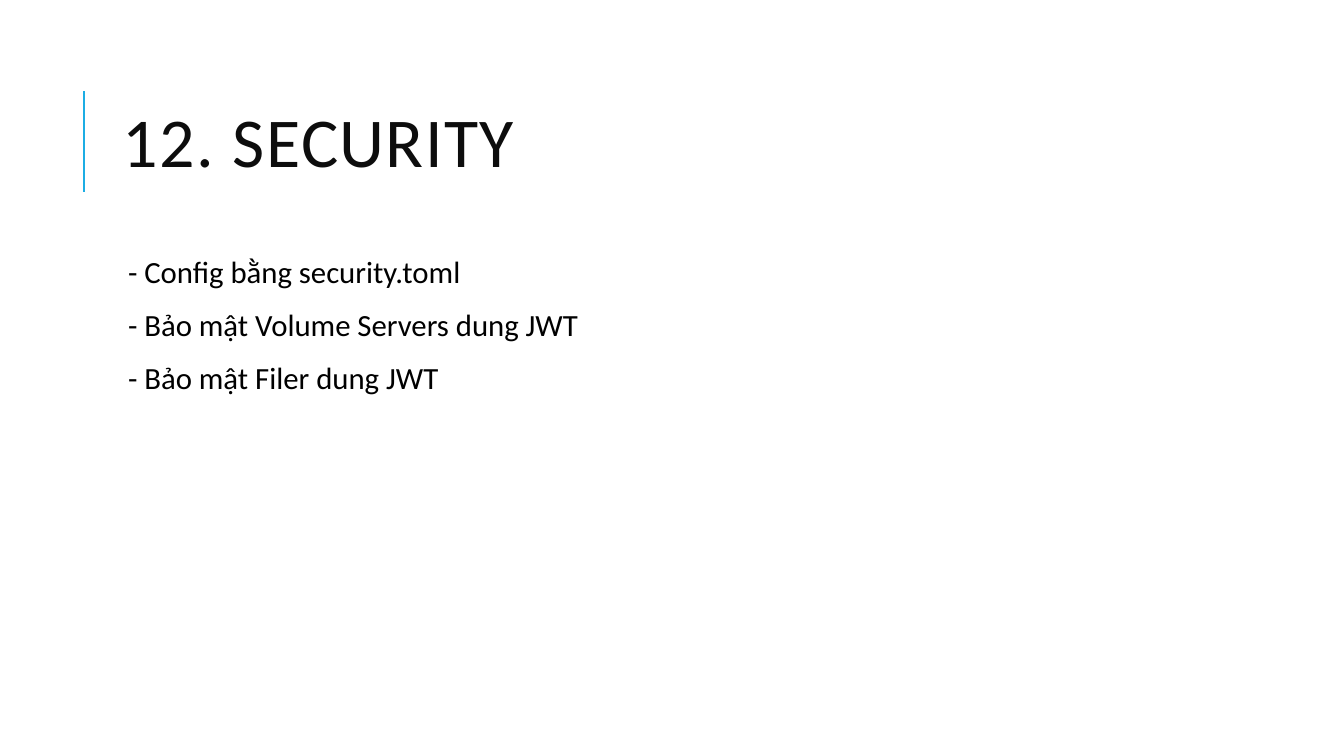
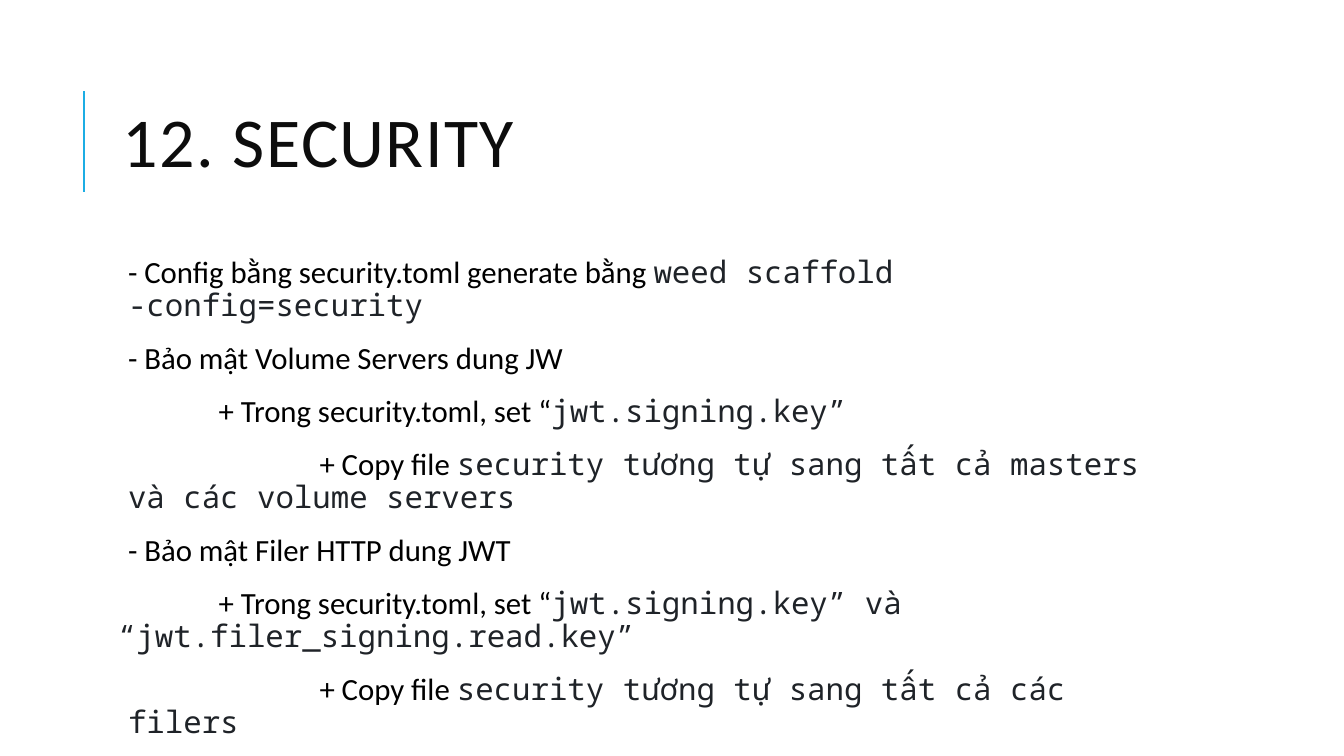
Before and after one commit to chi-org/seaweedfs-test, a slide deck: slide 22 of SeaweedFS_2.pptx. Drawn at 1344x756 pixels with LibreOffice and Linux fonts; fonts in the diff are those of the drawing. Boxes give left, top, right and bottom in pixels: in the first picture for what was removed or moved away, otherwise in the second. Text is boxed around its words. In the diff, an @@ line names an element or a change of style, - is before the commit and + after.

Commit message:
fix: modify text

```diff
--- a/SeaweedFS_2.pptx
+++ b/SeaweedFS_2.pptx
@@ text at (118, 258, 1139, 708): text changed; font Calibri to Noto Sans Mono; text colour #000000 to #1F2328 @@
-  - Config bằng security.toml
-  - Bảo mật Volume Servers dung JWT
-  - Bảo mật Filer dung JWT
+  - Config bằng security.toml generate bằng weed scaffold -config=security
+  - Bảo mật Volume Servers dung JW
++ Trong security.toml, set “jwt.signing.key”
+  + Copy file security tương tự sang tất cả masters và các volume servers
+  - Bảo mật Filer HTTP dung JWT
++ Trong security.toml, set “jwt.signing.key” và “jwt.filer_signing.read.key”
+  + Copy file security tương tự sang tất cả các filers
```
Also in this commit, not shown: 1 other slide changed.
